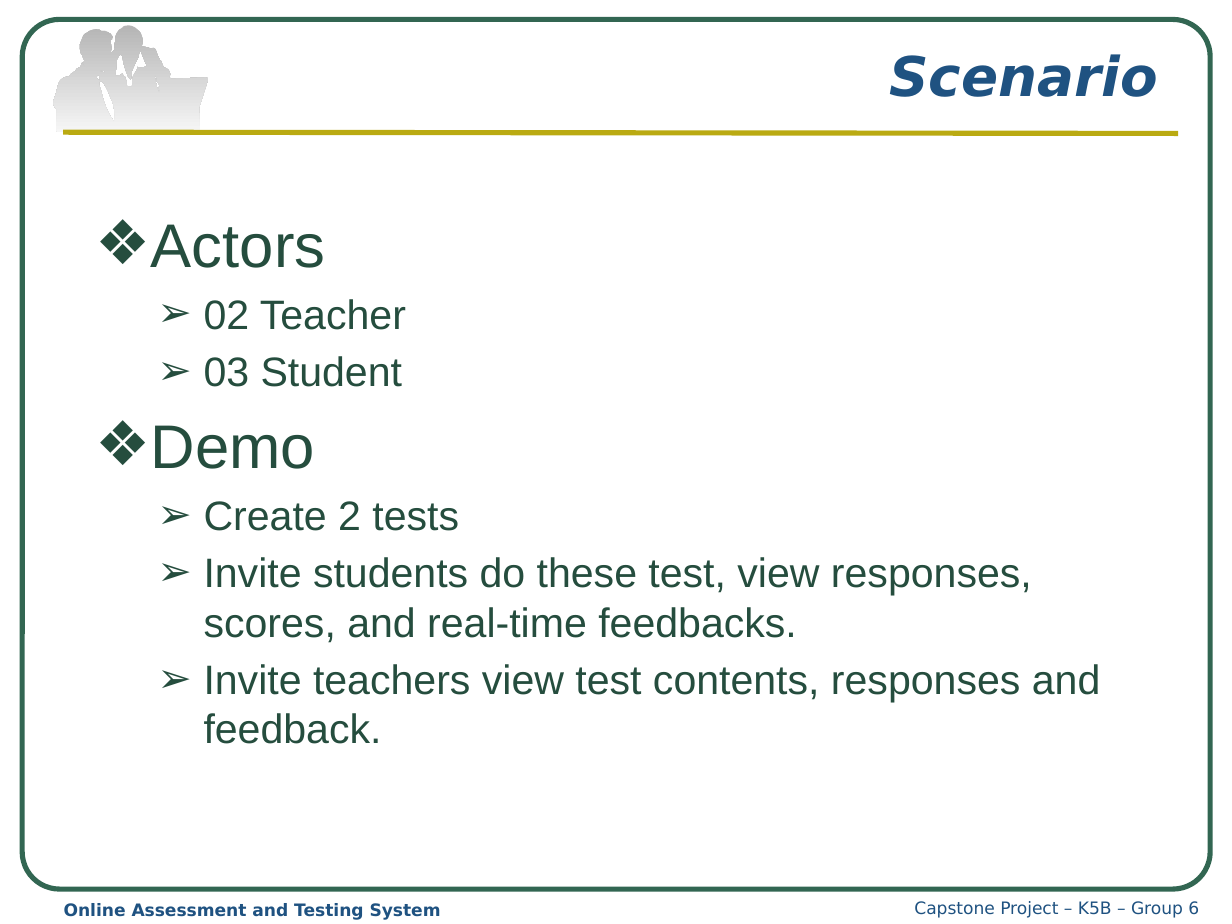
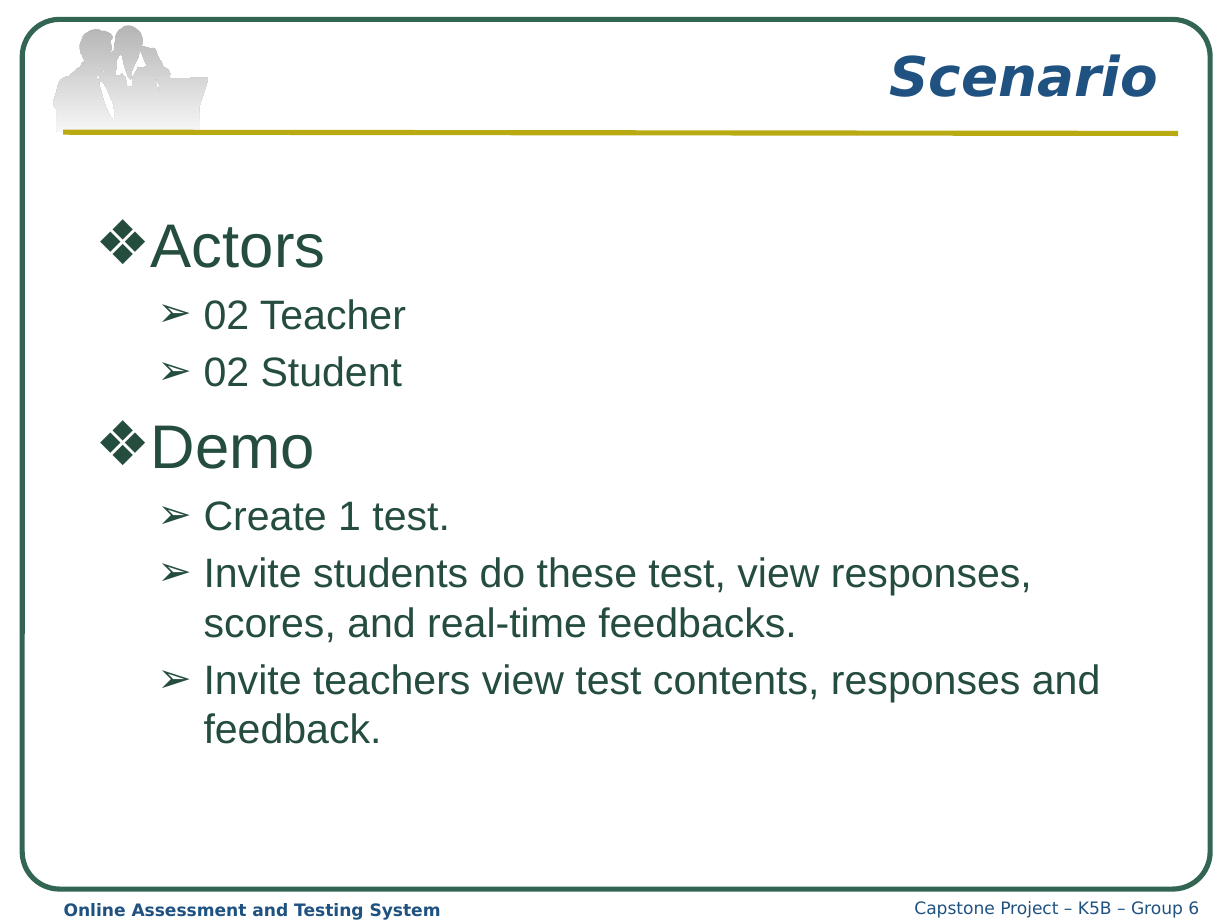
Before and after one commit to haima24/oats-project, a slide deck: slide 15 of Documents/Presentation/OATS_Presentation.pptx (slide 13 before the commit). Drawn at 1232x924 pixels with LibreOffice and Linux fonts; fonts in the diff are those of the drawing. Boxes give left, top, right and bottom in pixels: in the first picture for what was removed or moved away, otherwise in the second. Text is boxed around its words. In the diff, an @@ line names an element or a change of style, - is before the commit and + after.

Commit message:
Done recalculate max test point

```diff
--- a/Documents/Presentation/OATS_Presentation.pptx
+++ b/Documents/Presentation/OATS_Presentation.pptx
@@ text at [204,356,402,387]: text changed @@
-  ➢ 03 Student
+  ➢ 02 Student
@@ text at [204,501,450,531]: text changed @@
-  ➢ Create 2 tests
+  ➢ Create 1 test.
```
Also in this commit, not shown: 3 other slides changed, 13 other files.
